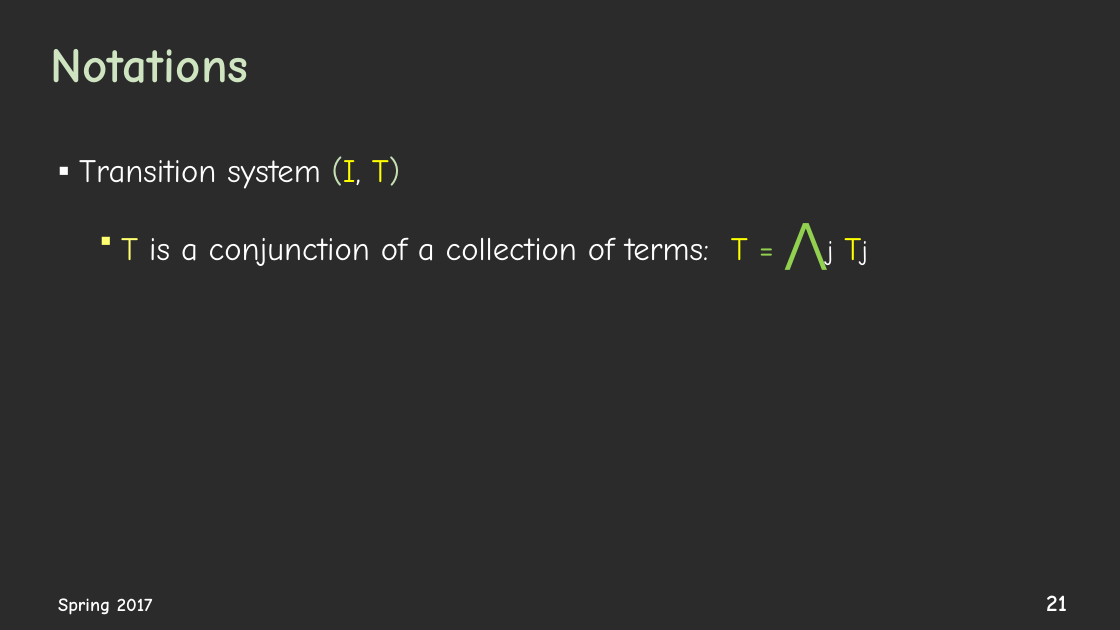
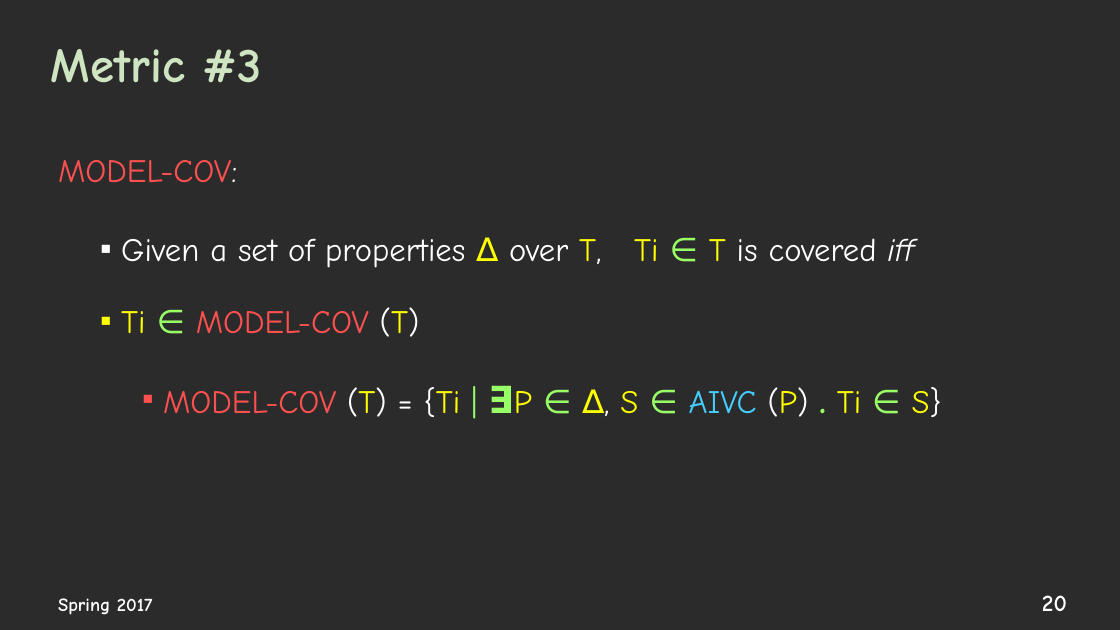
Before and after one commit to elaghs/Working, a slide deck: slide 20 of presentations/WPE_coverage.pptx (slide 21 before the commit). Drawn at 1120x630 pixels with LibreOffice and Linux fonts; fonts in the diff are those of the drawing; background and template pictures are left out; a plain dark background stands for a picture behind light text. Boxes give left, top, right and bottom in pixels: in the first picture for what was removed or moved away, otherwise in the second. Text is boxed around its words. In the diff, an @@ line names an element or a change of style, - is before the commit and + after.

```diff
--- a/presentations/WPE_coverage.pptx
+++ b/presentations/WPE_coverage.pptx
@@ title at bbox=[51, 49, 262, 83]: text changed @@
-Notations
+Metric #3
@@ text at bbox=[58, 160, 942, 417]: text changed @@
-▪ Transition system (I, T)
-  ▪ T is a conjunction of a collection of terms: T = ⋀j Tj
+MODEL-COV:
+  ▪ Given a set of properties ∆ over T, Ti ∈ T is covered iff
+  ▪ Ti ∈ MODEL-COV (T)
+    ▪ MODEL-COV (T) = {Ti | ∃P ∈ ∆, S ∈ AIVC (P) . Ti ∈ S}
@@ page number at bbox=[1042, 595, 1067, 611]: text changed @@
-21
+20
```
Also in this commit, not shown: 13 other slides changed, 24 slides added, 4 slides removed, 3 other files.
